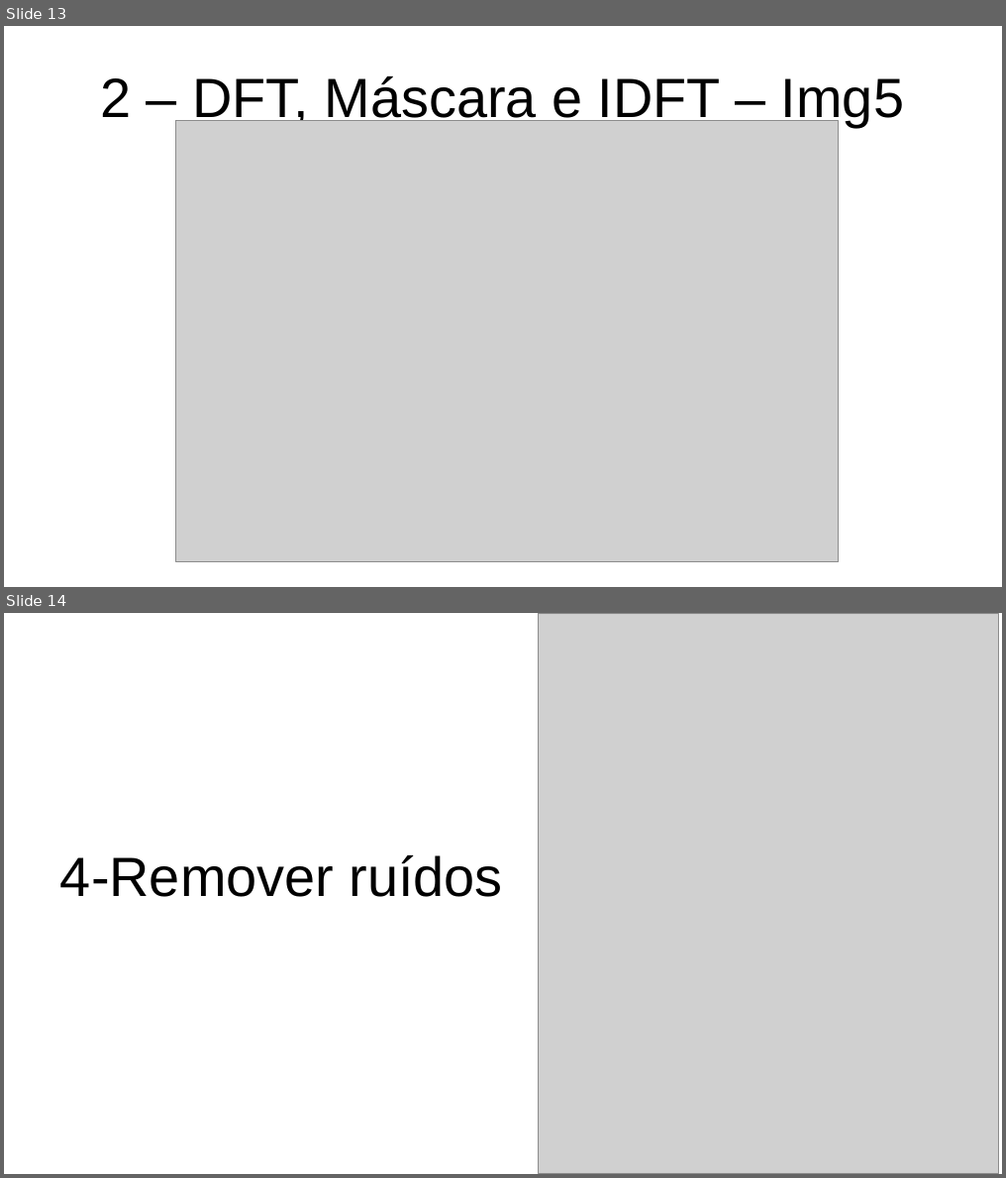
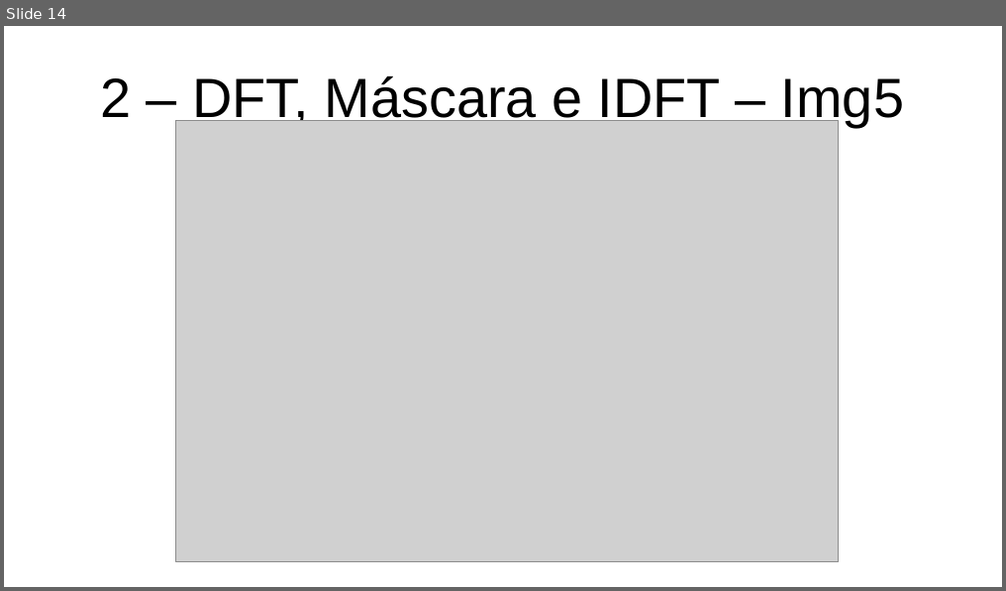
Before and after one commit to ensismoebius/Trabalho1-PDI, a slide deck: docs/entrega01.odp. Shown one above the other, each under a label of ours: slides 13 and 14 before the commit, slide 14 after it. The pictures are 1006x1178 and 1006x591 pixels, drawn with LibreOffice and Linux fonts; fonts in the diff are those of the drawing; grey boxes stand for pictures. Boxes give left, top, right and bottom in pixels: in the first picture for what was removed or moved away, otherwise in the second. Text is boxed around its words. In the diff, an @@ line names an element or a change of style, - is before the commit and + after.

```diff
--- a/docs/entrega01.odp
+++ b/docs/entrega01.odp
@@ slide 14 removed at (4,613,1002,1174), background #FFFFFF @@
@@ picture removed at (540,613,999,1174) @@
@@ title removed at (60,856,503,897) @@
-4-Remover ruídos
@@ what was slide 13 is now slide 14 @@
```
Also in this commit, not shown: 2 slides added, 5 other files.
